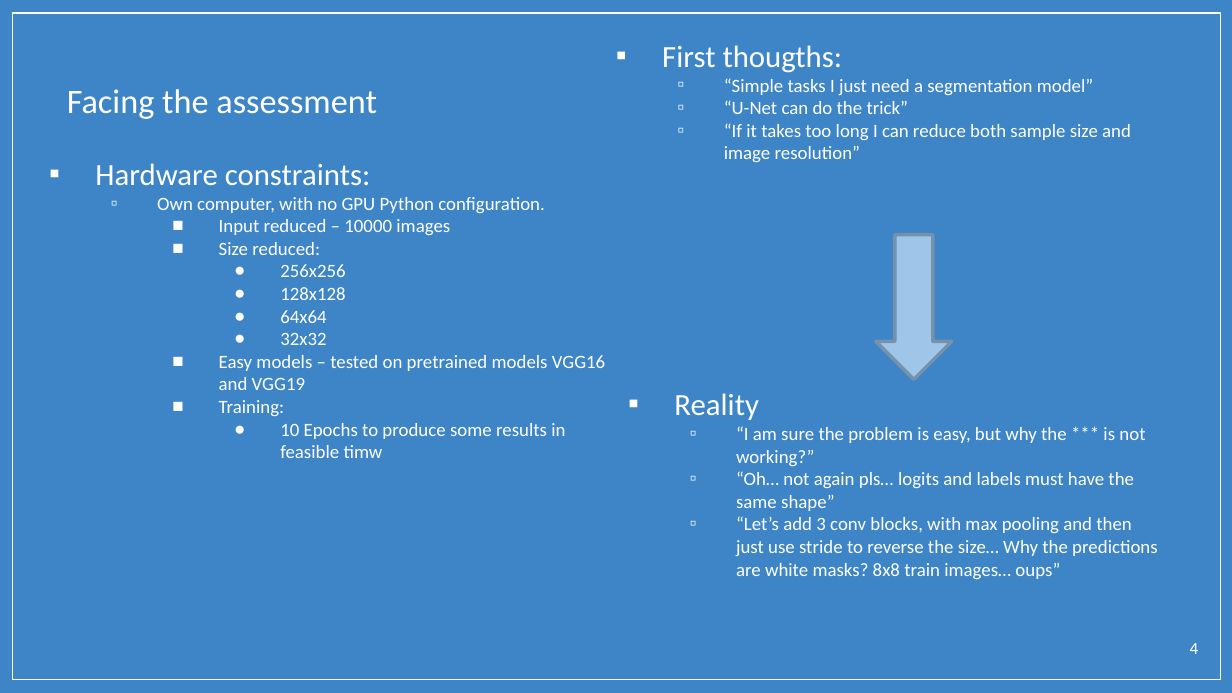
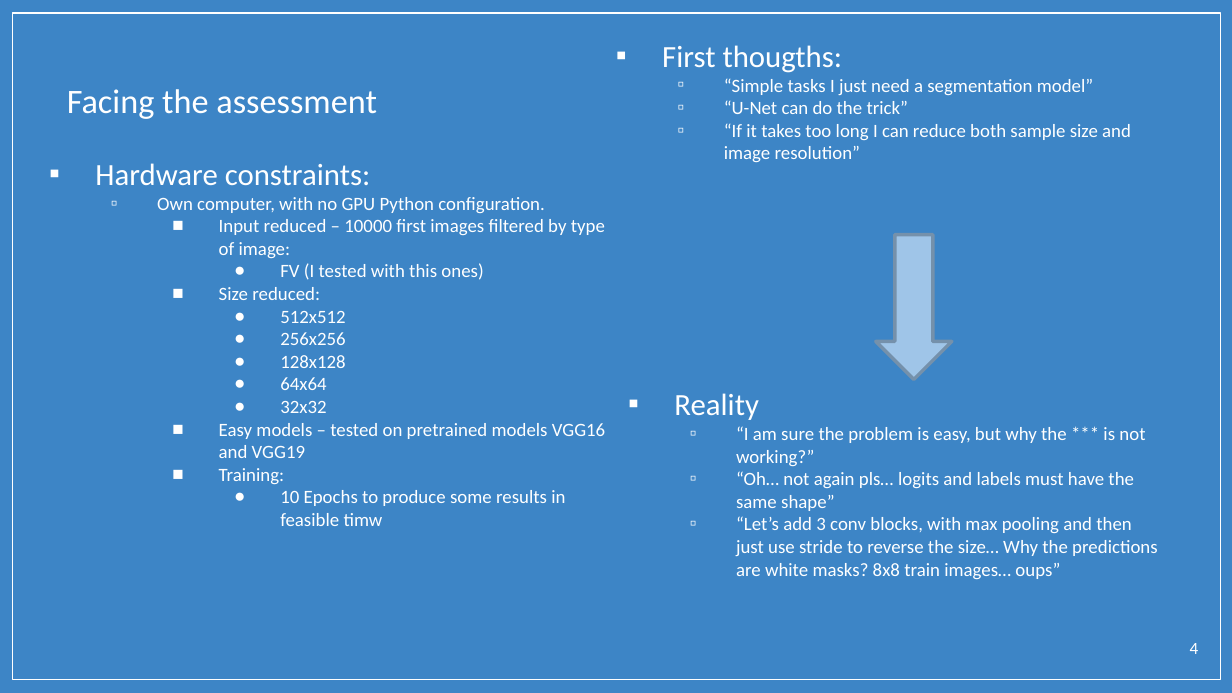
Before and after one commit to borjaf696/cv_test, a slide deck: slide 4 of valeo_assessment.pptx. Drawn at 1232x693 pixels with LibreOffice and Linux fonts; fonts in the diff are those of the drawing; background and template pictures are left out. Boxes give left, top, right and bottom in pixels: in the first picture for what was removed or moved away, otherwise in the second. Text is boxed around its words. In the diff, an @@ line names an element or a change of style, - is before the commit and + after.

```diff
--- a/valeo_assessment.pptx
+++ b/valeo_assessment.pptx
@@ text at <box>219,219,605,280</box>: text changed @@
-    ■ Input reduced – 10000 images
+    ■ Input reduced – 10000 first images filtered by type of image:
+      ● FV (I tested with this ones)
@@ text at <box>280,311,345,323</box>: paragraph added @@
+      ● 512x512
```
Also in this commit, not shown: 4 other slides changed, 4 slides added, 4 slides removed, 3 other files.
